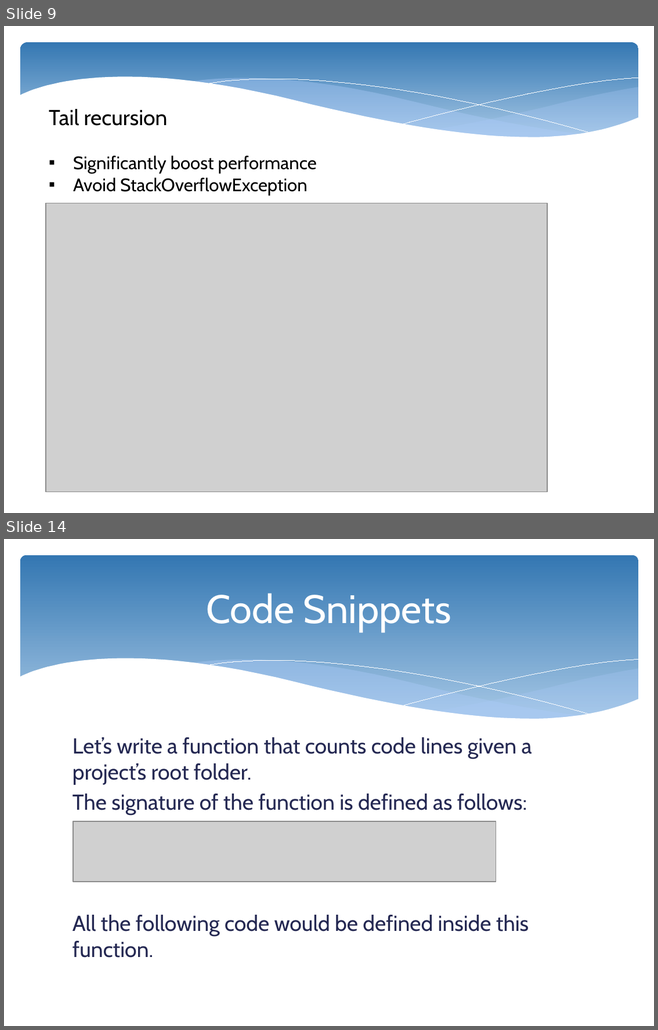
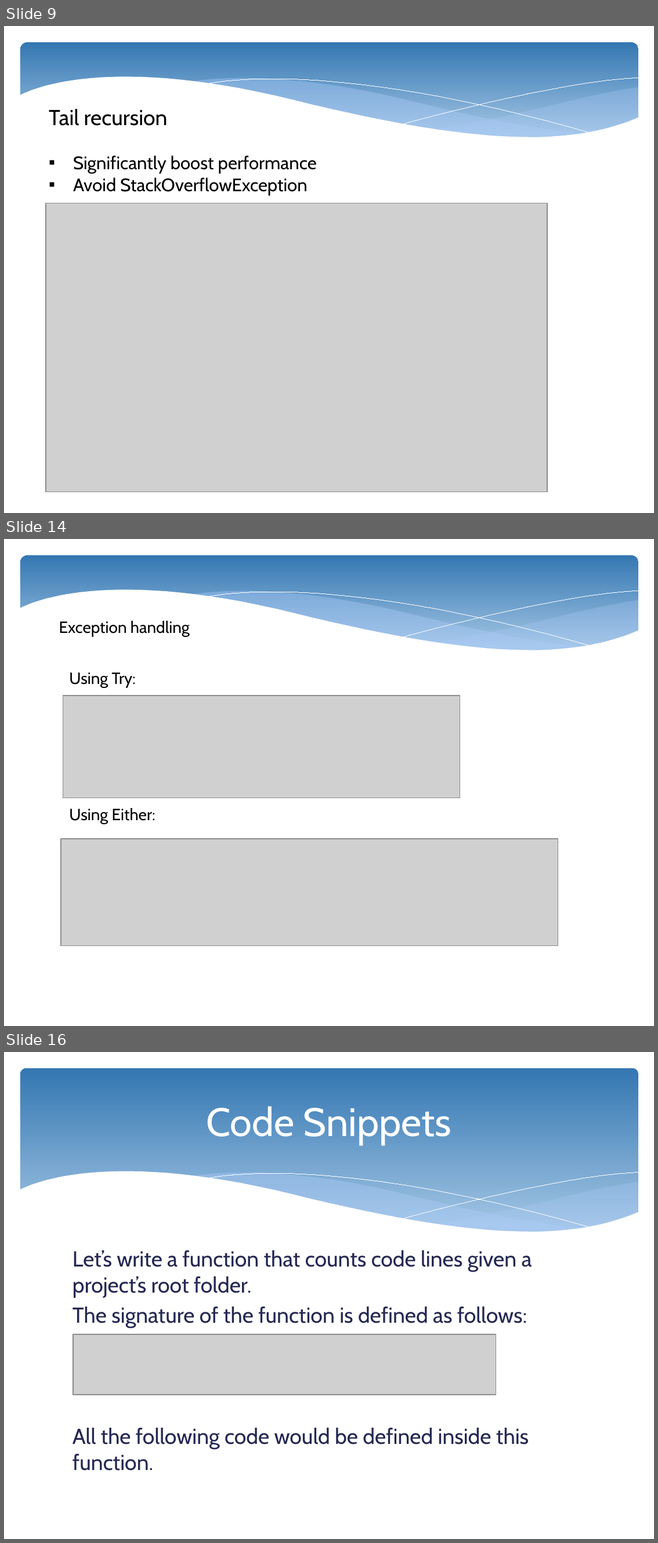
Before and after one commit to nestorsokil/scala-sandbox, a slide deck: FP.pptx. Shown one above the other, each under a label of ours: slides 9 and 14 before the commit, slides 9, 14 and 16 after it; the slides between them are not shown. The pictures are 658x1030 and 658x1543 pixels, drawn with LibreOffice and Linux fonts; fonts in the diff are those of the drawing; grey boxes stand for pictures. Boxes give left, top, right and bottom in pixels: in the first picture for what was removed or moved away, otherwise in the second. Text is boxed around its words. In the diff, an @@ line names an element or a change of style, - is before the commit and + after.

```diff
--- a/FP.pptx
+++ b/FP.pptx
@@ slide 14 added at (4,539,654,1026), background #FFFFFF; not listed: 6 template elements that a slide beside it also shows @@
@@ text added at (59,621,190,636), 18 pt, text #000000 @@
+Exception handling
@@ text added at (69,672,155,824), 18 pt, text #000000 @@
+Using Try:
+Using Either:
@@ picture added at (63,696,460,798) @@
@@ picture added at (61,839,557,946) @@
@@ what was slide 14 is now slide 16 @@
```
Also in this commit, not shown: 7 slides changed, 5 other slides added, 3 slides removed.
